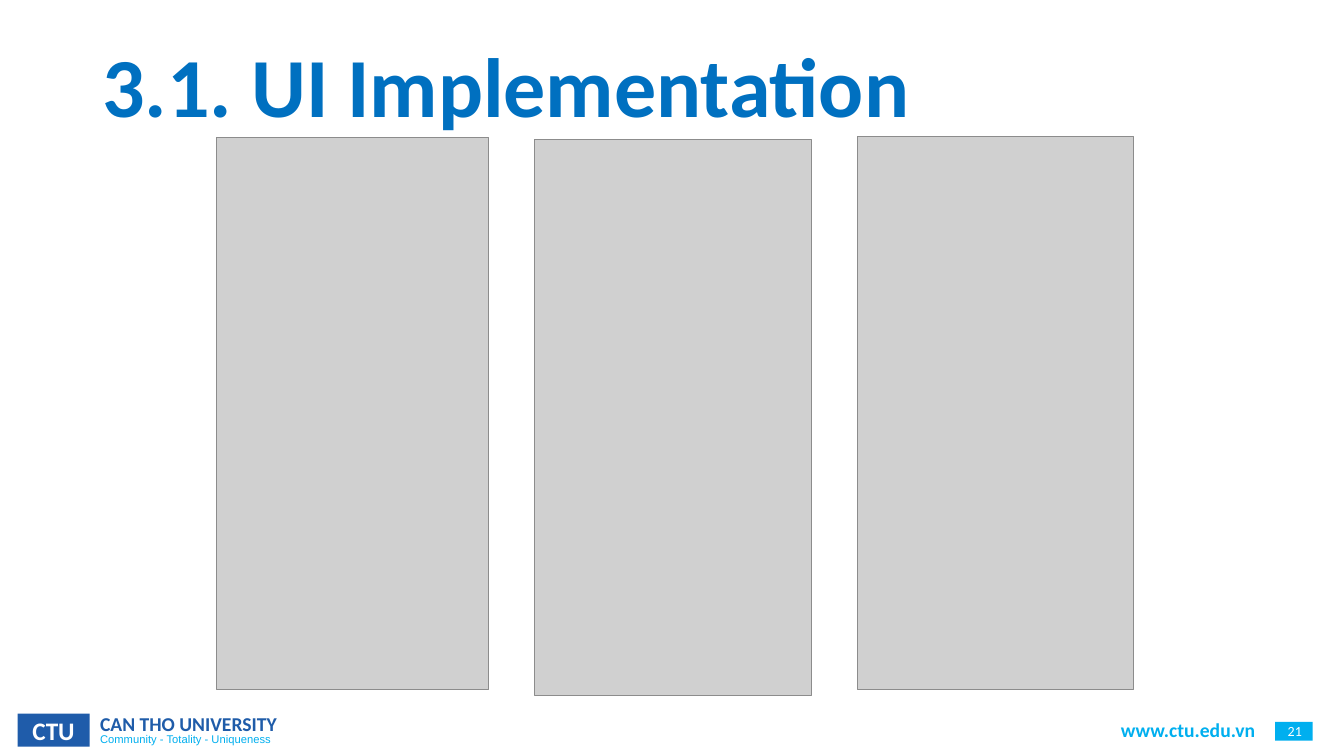
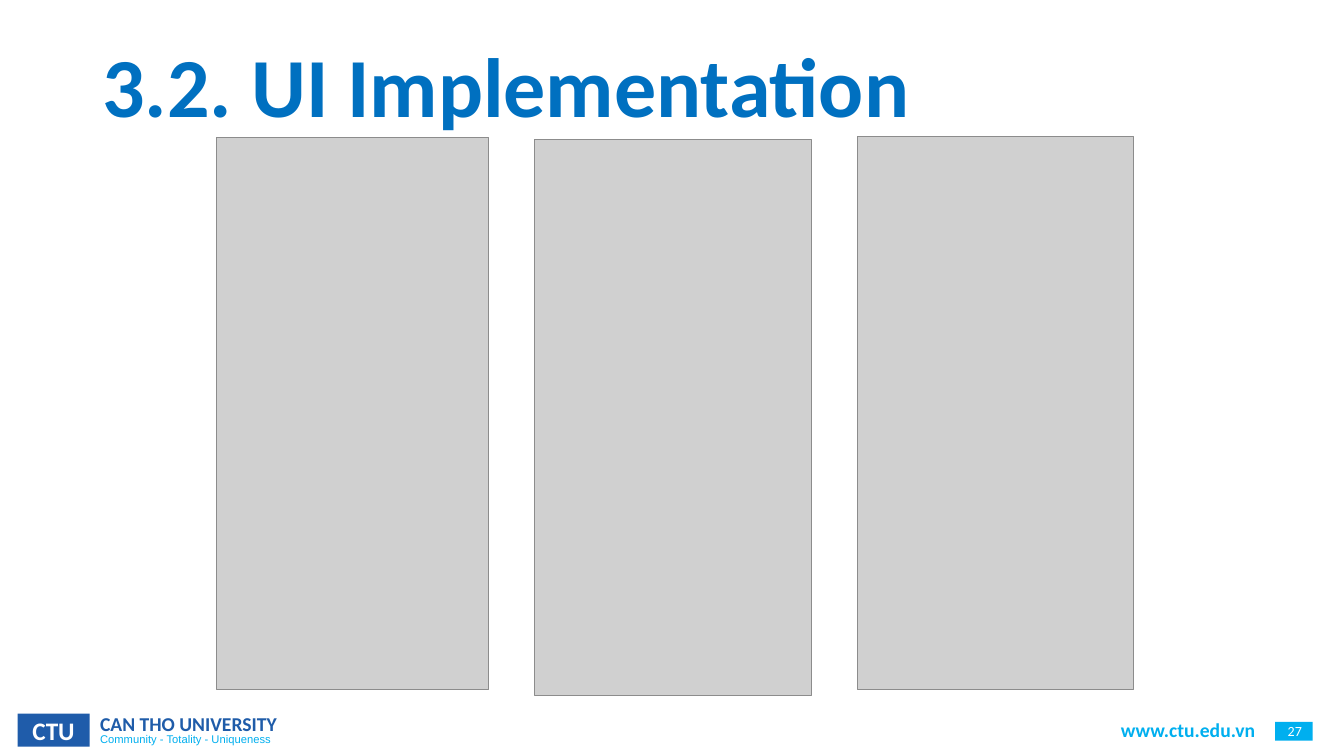
Before and after one commit to CommonHouseCat/fungiscan-mushroom-identifier, a slide deck: slide 27 of Báo cáo/ThesisReport.pptx (slide 21 before the commit). Drawn at 1344x756 pixels with LibreOffice and Linux fonts; fonts in the diff are those of the drawing; grey boxes stand for pictures; background and template pictures are left out. Boxes give left, top, right and bottom in pixels: in the first picture for what was removed or moved away, otherwise in the second. Text is boxed around its words. In the diff, an @@ line names an element or a change of style, - is before the commit and + after.

```diff
--- a/Báo cáo/ThesisReport.pptx
+++ b/Báo cáo/ThesisReport.pptx
@@ title at (x1=102, y1=58, x2=909, y2=131): text changed @@
-3.1. UI Implementation
+3.2. UI Implementation
@@ page number at (x1=1288, y1=727, x2=1302, y2=736): text changed @@
-21
+27
```
Also in this commit, not shown: 12 other slides changed, 2 slides added, 2 other files.
